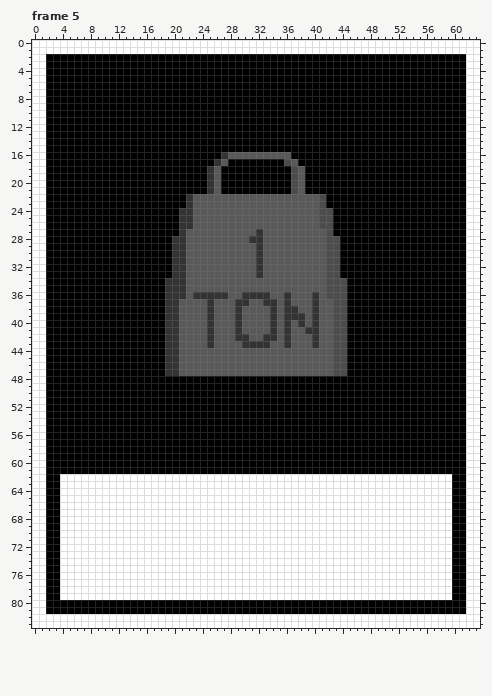
File history of a pixel-art file, sprites/UI/card_base.aseprite. The picture above is the old version.
64x84 pixels, 7 frames. Colours within 5 levels of each other are drawn and written as one. Shown: frame 5. The commit also changed other frames, which this record leaves out.
The same view after the edit:
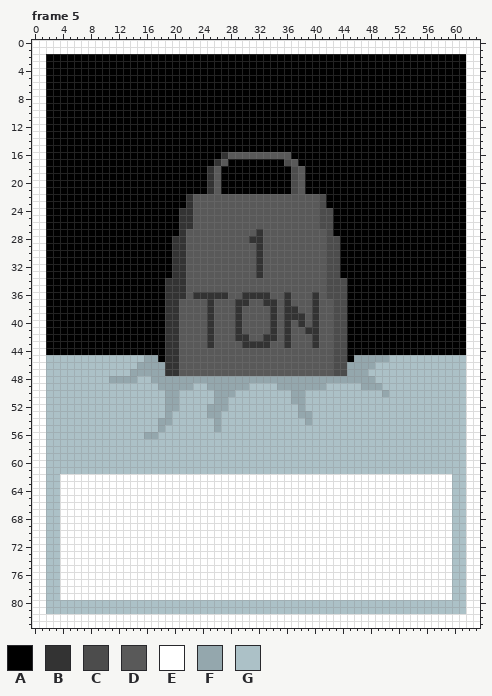
Palette (. is transparent): A #000000  B #333333  C #4c4c4c  D #595959  E #ffffff  F #94a7ad  G #acc1c7
Change:
Frame 5, layers "Layer 3", "Layer 5":
The edit turns colour A into colour F in row 45 at x 16 to 17 and 46 to 50; in row 46 at x 15 to 18 and 45 to 48; in row 47 at x 14 to 18 and 45 to 47; in row 48 at x 11 to 14 and 17 to 48; in row 49 at x 18 to 22, 25 to 30, 35 to 41 and 47 to 49; in row 50 at x 19 to 20, 26 to 28, 37 to 38 and 50.
The edit turns colour A into colour F in row 51 at x 19 to 20, 26 to 27 and 37 to 38; in row 52 at x 19 to 20, 25 to 27 and 38; in row 53 at x 19, 25 to 26 and 38 to 39; in row 54 at x 18 to 19, 26 and 39; in row 55 at x 18 and 26; in row 56 at x 16 to 17.
The edit turns colour A into colour G in row 45 at x 2 to 15 and 51 to 61; in row 46 at x 2 to 14 and 49 to 61; in row 47 at x 2 to 13 and 48 to 61; in row 48 at x 2 to 10, 15 to 16 and 49 to 61; in row 49 at x 2 to 17, 23 to 24, 31 to 34, 42 to 46 and 50 to 61; in row 50 at x 2 to 18, 21 to 25, 29 to 36, 39 to 49 and 51 to 61.
The edit turns colour A into colour G in row 51 at x 2 to 18, 21 to 25, 28 to 36 and 39 to 61; in row 52 at x 2 to 18, 21 to 24, 28 to 37 and 39 to 61; in row 53 at x 2 to 18, 20 to 24, 27 to 37 and 40 to 61; in row 54 at x 2 to 17, 20 to 25, 27 to 38 and 40 to 61; in row 55 at x 2 to 17, 19 to 25 and 27 to 61; in row 56 at x 2 to 15 and 18 to 61.
The edit turns colour A into colour G in rows 57 to 61 at x 2 to 61; in rows 62 to 79 at x 2 to 3 and 60 to 61; in rows 80 to 81 at x 2 to 61.
Where, in picture pixels (left, top, right, bottom), the same in both pictures:
changed: (46, 355, 466, 614)
